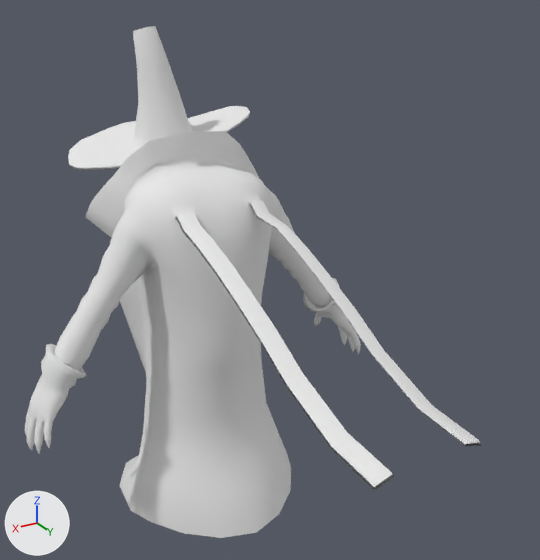
Before and after pictures for a commit that changed the OBJ model FunGame/Assets/CharacterAssets/Songbird/SongBird1.obj.
Both versions are drawn from a 50 mm lens placed at (6.96, 14.97, 12.64), pointed at (-0.61, 2.35, 6.34). The lights are fixed; the arrows at lower left show +X, +Y and +Z. Where no turn or scale is listed for an object, it has been applied to the vertices.

Script lines for the objects in view, before the commit:
```python
me_songbird1 = bpy.data.meshes.new('SongBird1')
me_songbird1.from_pydata(...)  # 2895 vertices, 2836 faces; spans x -4.47..4.47, y -3.89..8.15, z 0.03..11.26
# faces by material slot: [2172, 664]
me_songbird1.materials.append(mat_lambert5sg)  # white #e7e7e7
me_songbird1.materials.append(mat_lambert6sg)  # white #e7e7e7
ob_songbird1 = bpy.data.objects.new('SongBird1', me_songbird1)
ob_songbird1.location = (0.0, 0.0, 0.0)
```
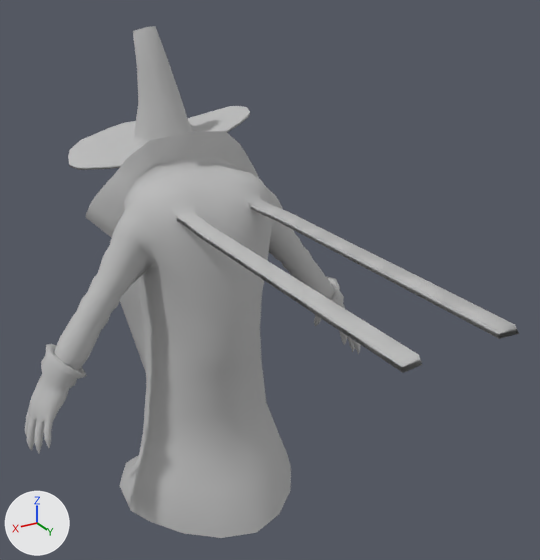
Where the change shows, as pixel boxes (x1, y1, x2, y2) in the pictures (540 x 560 px):
'SongBird1', reshaped (8% wider)
    before: (25, 26, 481, 538)
    after: (25, 26, 519, 538)
part 1 of me_songbird1, built on
    before: (169, 192, 481, 491)
    after: (169, 192, 519, 373)
part 2 of me_songbird1, recoloured
    both: (25, 26, 361, 538)

Patch to the scene script:
```diff
--- a/FunGame/Assets/CharacterAssets/Songbird/SongBird1.obj.py
+++ b/FunGame/Assets/CharacterAssets/Songbird/SongBird1.obj.py
@@ mat_initialshadinggroup @@
+mat_initialshadinggroup = principled_material('initialShadingGroup')
+mat_initialshadinggroup.base_color = (0.5, 0.5, 0.5)  # grey #bcbcbc
+mat_initialshadinggroup.roughness = 1.0
@@ me_songbird1 @@
 # used by ob_songbird1; location = (0.0, 0.0, 0.0)
-me_songbird1.from_pydata(...)  # 2895 vertices, 2836 faces; spans x -4.47..4.47, y -3.89..8.15, z 0.03..11.26
-me_songbird1.materials.append(mat_lambert6sg)  # white #e7e7e7
+me_songbird1.from_pydata(...)  # 2959 vertices, 2900 faces; spans x -4.47..4.47, y -3.89..8.55, z 0.03..11.26
+# me_songbird1 part 1
+# 8 vertices are removed from x -1.08..1.08, y 8.08..8.15, z 5.48..5.64
+# 10 faces are deleted
+# 4 vertices in x -0.68..0.68, y 1.35..1.45, z 7.74 move by (0.0, 0.04, -0.07)
+# 68 vertices move from x -1.08..1.08, y 1.21..7.05, z 5.53..7.82 to x -1.08..1.08, y 1.25..4.13, z 7.67..7.79
+# 42 vertices are added at x -1.08..1.08, y 5.04..8.55, z 7.67..7.79
+# 8 new vertices lie (0.0, 0.48, 0.0) away from vertices in x -1.08..1.08, y 6.98..7.05, z 5.53..5.69
+# 8 new vertices lie (0.0, 0.49, 0.0) away from vertices in x -1.08..1.08, y 5.04..5.15, z 7.67..7.79
+# 8 new vertices lie (0.0, 0.43, 0.0) away from vertices in x -1.08..1.08, y 5.53..5.64, z 7.67..7.79
+# 6 new vertices lie (0.0, 0.45, 0.0) away from vertices in x -1.08..1.08, y 6.0..6.07, z 7.67..7.79
+# 74 new faces join them
+# me_songbird1 part 2: 2162 faces spanning x -4.47..4.47, y -2.79..4.13, z 0.03..11.26 switch from mat_lambert5sg (white #e7e7e7) to mat_initialshadinggroup (grey #bcbcbc)
```
